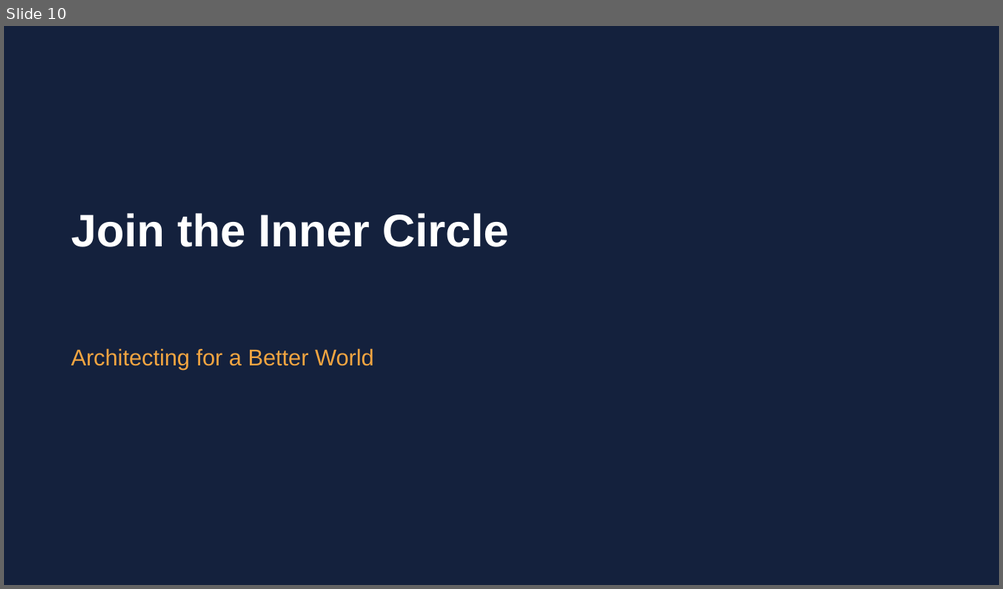
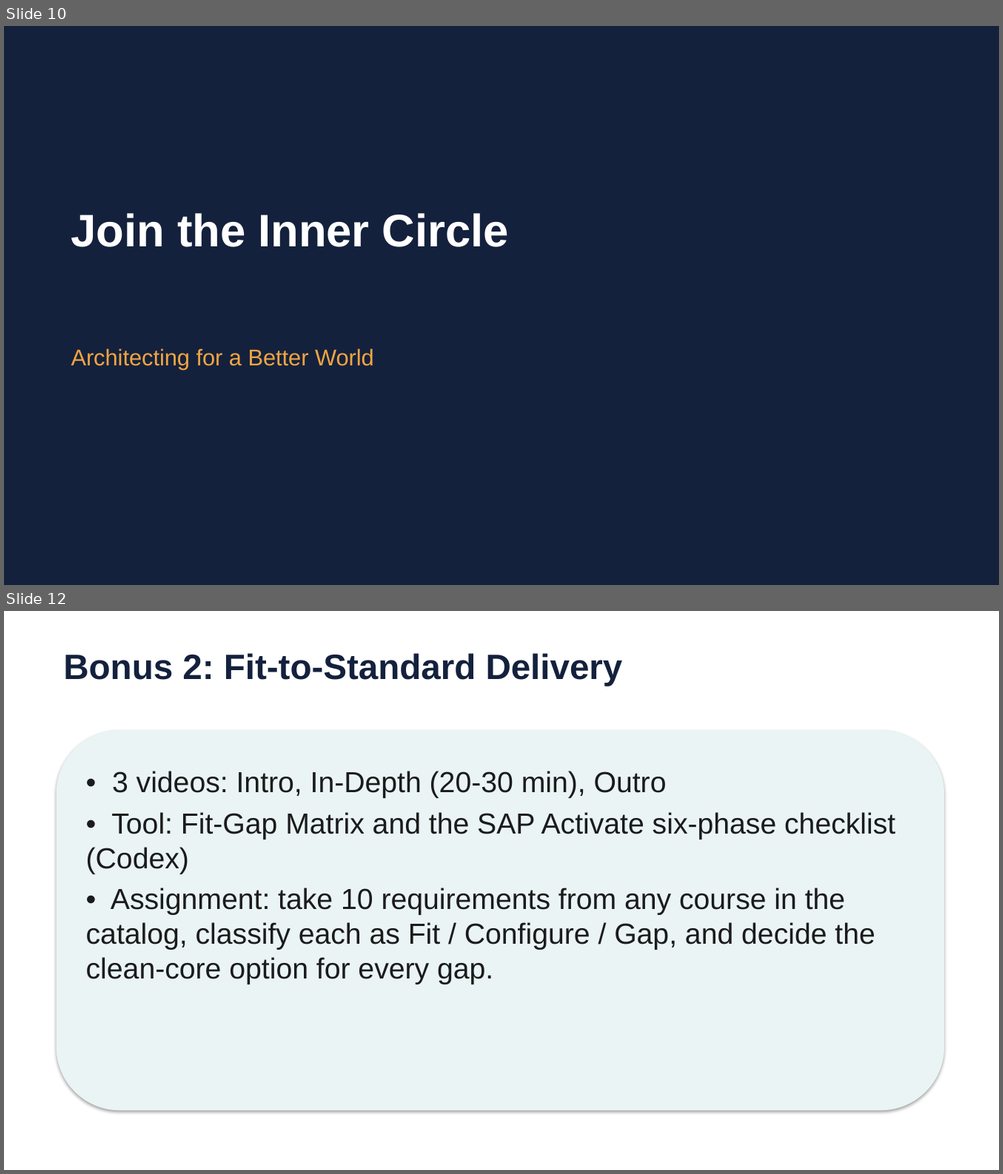
Before and after one commit to nbnayak88/learning-township, a slide deck: 02-CRM-Customer-Experience-Capability-Academy-Revenue-Tuesday/CX-Customer-Experience-Transformation-132-3-Day-Course/Course/Course_Full.pptx. Shown one above the other, each under a label of ours: slide 10 before the commit, slides 10 and 12 after it; the slides between them are not shown. The pictures are 1003x589 and 1003x1174 pixels, drawn with LibreOffice and Linux fonts; fonts in the diff are those of the drawing. Boxes give left, top, right and bottom in pixels: in the first picture for what was removed or moved away, otherwise in the second. Text is boxed around its words. In the diff, an @@ line names an element or a change of style, - is before the commit and + after.

```diff
--- a/02-CRM-Customer-Experience-Capability-Academy-Revenue-Tuesday/CX-Customer-Experience-Transformation-132-3-Day-Course/Course/Course_Full.pptx
+++ b/02-CRM-Customer-Experience-Capability-Academy-Revenue-Tuesday/CX-Customer-Experience-Transformation-132-3-Day-Course/Course/Course_Full.pptx
@@ slide 12 added at (4,611,999,1170), background #FFFFFF @@
@@ text added at (63,653,623,686), 34 pt, text #14213D, bold @@
+Bonus 2: Fit-to-Standard Delivery
@@ rounded rectangle added at (57,730,944,1111), fill #EAF4F4 @@
@@ text added at (86,771,895,985), 28 pt, text #1B1B1B @@
+• 3 videos: Intro, In-Depth (20-30 min), Outro
+• Tool: Fit-Gap Matrix and the SAP Activate six-phase checklist (Codex)
+• Assignment: take 10 requirements from any course in the catalog, classify each as Fit / Configure / Gap, and decide the clean-core option for every gap.
```
Also in this commit, not shown: 2 other slides added, 49 other files.
